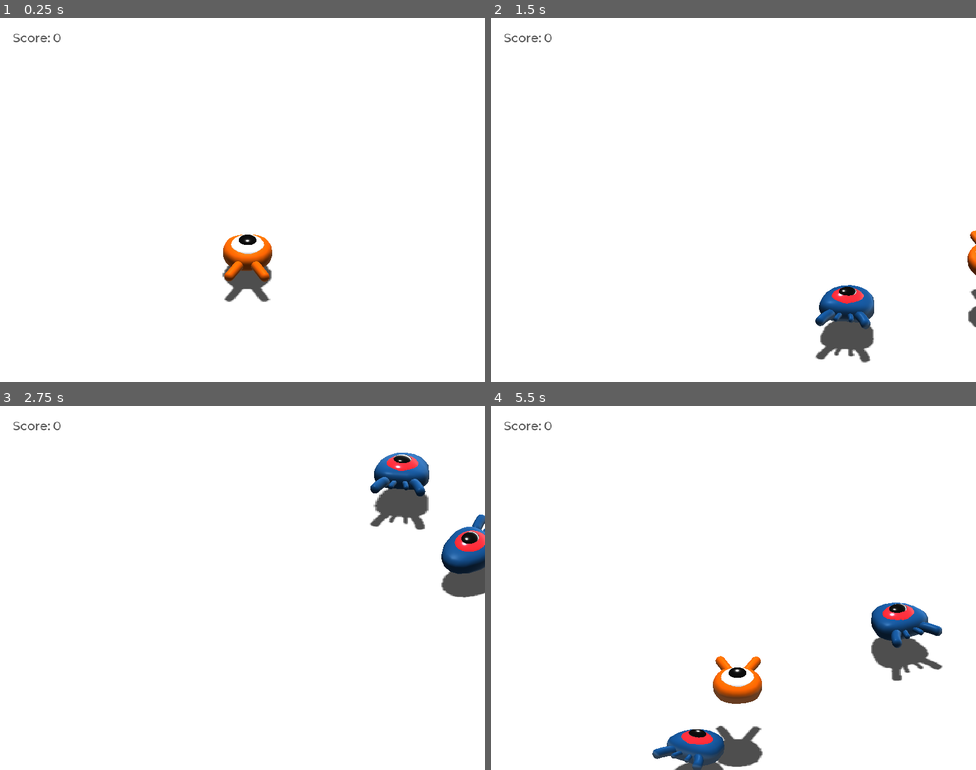
Above: before the commit, frames 1-4 (two rows, left to right).
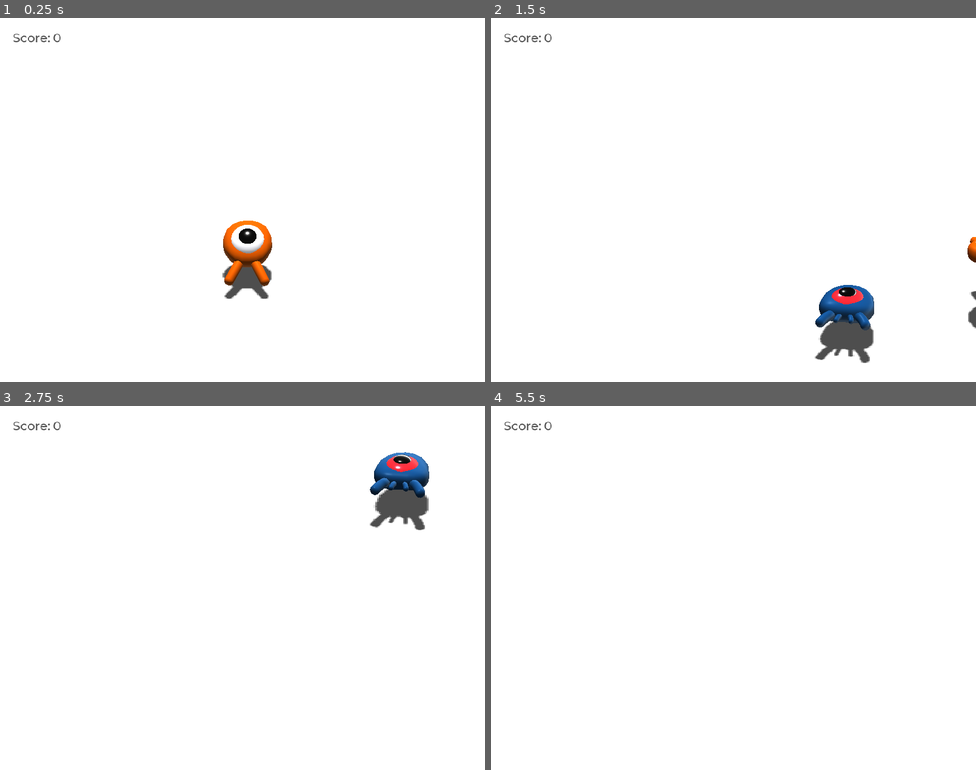
Above: after the commit, the same moments.

Repository: dan1229/godot_3d_squash_the_creeps
Game: Godot game, scene res://Main.tscn
The game is run twice, just before and just after one commit, with the same random seed, the same clock (stepped at 60 frames per second) and the same inputs.
Inputs:
- Up to frame 1 (0.25 s): no input
- Up to frame 2 (1.5 s): tap Enter (ui_accept) at 0.5 s; hold D (move_right) 0.53-1.28 s; hold Space (jump) 0.53-1.28 s; hold S (move_back) from 1.28 s (still down); tap Space (jump) at 1.35 s
- Up to frame 3 (2.75 s): tap Space (jump) at 1.52, 1.82 s; release S (move_back) at 2.03 s; hold D (move_right) from 2.03 s (still down); hold Space (jump) from 2.03 s (still down)
- Up to frame 4 (5.5 s): release D (move_right) at 2.78 s; release Space (jump) at 2.78 s; hold W (move_forward) 2.78-3.53 s; tap Space (jump) at 2.85, 3.02, 3.32, 4.35, 4.52, 4.82 s; hold Space (jump) 3.53-4.28 s; hold A (move_left) 3.53-5.03 s; hold S (move_back) from 5.03 s (still down); hold Space (jump) from 5.03 s (still down)

The runs differ from the first frame. In frame 1, 1.1% of the frame differs, in the area x 45-57%, y 55-78%; in frame 2, 0.5%; in frame 3, 1.9%; in frame 4, 4.7%, in the area x 33-94%, y 54-100%.
Error after the commit: Invalid get index 'transform' (on base: 'null instance'). (res://Main.gd:22)

Commit message:
some animations on player

Diff:
--- a/Player.tscn
+++ b/Player.tscn
@@ -1,13 +1,82 @@
-[gd_scene load_steps=5 format=2]
+[gd_scene load_steps=7 format=2]
 
 [ext_resource path="res://art/player.glb" type="PackedScene" id=1]
 [ext_resource path="res://Player.gd" type="Script" id=2]
 
 [sub_resource type="SphereShape" id=1]
+radius = 0.973721
 
 [sub_resource type="CylinderShape" id=2]
-radius = 1.08157
+radius = 1.41664
 height = 0.543105
+
+[sub_resource type="Animation" id=3]
+length = 0.001
+tracks/0/type = "value"
+tracks/0/path = NodePath(".:jump_impulse")
+tracks/0/interp = 1
+tracks/0/loop_wrap = true
+tracks/0/imported = false
+tracks/0/enabled = true
+tracks/0/keys = {
+"times": PoolRealArray( 0 ),
+"transitions": PoolRealArray( 1 ),
+"update": 0,
+"values": [ 20.0 ]
+}
+tracks/1/type = "value"
+tracks/1/path = NodePath("Pivot/player:translation")
+tracks/1/interp = 1
+tracks/1/loop_wrap = true
+tracks/1/imported = false
+tracks/1/enabled = true
+tracks/1/keys = {
+"times": PoolRealArray( 0 ),
+"transitions": PoolRealArray( 1 ),
+"update": 0,
+"values": [ Vector3( 0, 0.5, 0 ) ]
+}
+tracks/2/type = "value"
+tracks/2/path = NodePath("Pivot/player:rotation_degrees")
+tracks/2/interp = 1
+tracks/2/loop_wrap = true
+tracks/2/imported = false
+tracks/2/enabled = true
+tracks/2/keys = {
+"times": PoolRealArray( 0 ),
+"transitions": PoolRealArray( 1 ),
+"update": 0,
+"values": [ Vector3( 0, 0, 0 ) ]
+}
+
+[sub_resource type="Animation" id=4]
+resource_name = "float"
+length = 1.2
+loop = true
+tracks/0/type = "value"
+tracks/0/path = NodePath("Pivot/player:translation")
+tracks/0/interp = 1
+tracks/0/loop_wrap = true
+tracks/0/imported = false
+tracks/0/enabled = true
+tracks/0/keys = {
+"times": PoolRealArray( 0, 0.5, 1.1 ),
+"transitions": PoolRealArray( 1, 3.03142, 2.2974 ),
+"update": 0,
+"values": [ Vector3( 0, 0.5, 0 ), Vector3( 0, 2.5, 0 ), Vector3( 0, 1, 0 ) ]
+}
+tracks/1/type = "value"
+tracks/1/path = NodePath("Pivot/player:rotation_degrees")
+tracks/1/interp = 1
+tracks/1/loop_wrap = true
+tracks/1/imported = false
+tracks/1/enabled = true
+tracks/1/keys = {
+"times": PoolRealArray( 0, 0.2, 1 ),
+"transitions": PoolRealArray( 1, 0.707106, 2.21606 ),
+"update": 0,
+"values": [ Vector3( 0, 0, 0 ), Vector3( 30, 0, 0 ), Vector3( -23.157, 0, 0 ) ]
+}
 
 [node name="Player" type="KinematicBody"]
 transform = Transform( 1, 0, 0, 0, 1, 0, 0, 0, 1, 0, -0.594798, 0 )
@@ -17,20 +86,26 @@
 [node name="Pivot" type="Spatial" parent="."]
 
 [node name="player" parent="Pivot" instance=ExtResource( 1 )]
-transform = Transform( 1, 0, 0, 0, 1, 0, 0, 0, 1, 0, 1.49926, 0 )
+transform = Transform( 1, 0, 0, 0, 1, 0, 0, 0, 1, 0, 0.5, 0 )
 
 [node name="CollisionShape" type="CollisionShape" parent="."]
-transform = Transform( 1, 0, 0, 0, 1, 0, 0, 0, 1, 0, 1.4433, 0.013387 )
+transform = Transform( 1, 0, 0, 0, 1, 0, 0, 0, 1, -0.041, 1, 0 )
 shape = SubResource( 1 )
 
 [node name="MobDetector" type="Area" parent="."]
+transform = Transform( 4, 0, 0, 0, 1, 0, 0, 0, 6, 0, 0.027841, -0.0518723 )
 collision_layer = 0
 collision_mask = 2
 monitorable = false
 
 [node name="CollisionShape" type="CollisionShape" parent="MobDetector"]
-transform = Transform( 1, 0, 0, 0, 1, 0, 0, 0, 1, 0.0125715, 1.96588, -0.0407174 )
+transform = Transform( 1, 0, 0, 0, 1, 0, 0, 0, 1, 0.0125715, 0.940081, 0.0803598 )
 shape = SubResource( 2 )
+
+[node name="AnimationPlayer" type="AnimationPlayer" parent="."]
+autoplay = "float"
+anims/RESET = SubResource( 3 )
+anims/float = SubResource( 4 )
 
 [connection signal="hit" from="." to="." method="_on_Player_hit"]
 [connection signal="body_entered" from="MobDetector" to="." method="_on_MobDetector_body_entered"]
